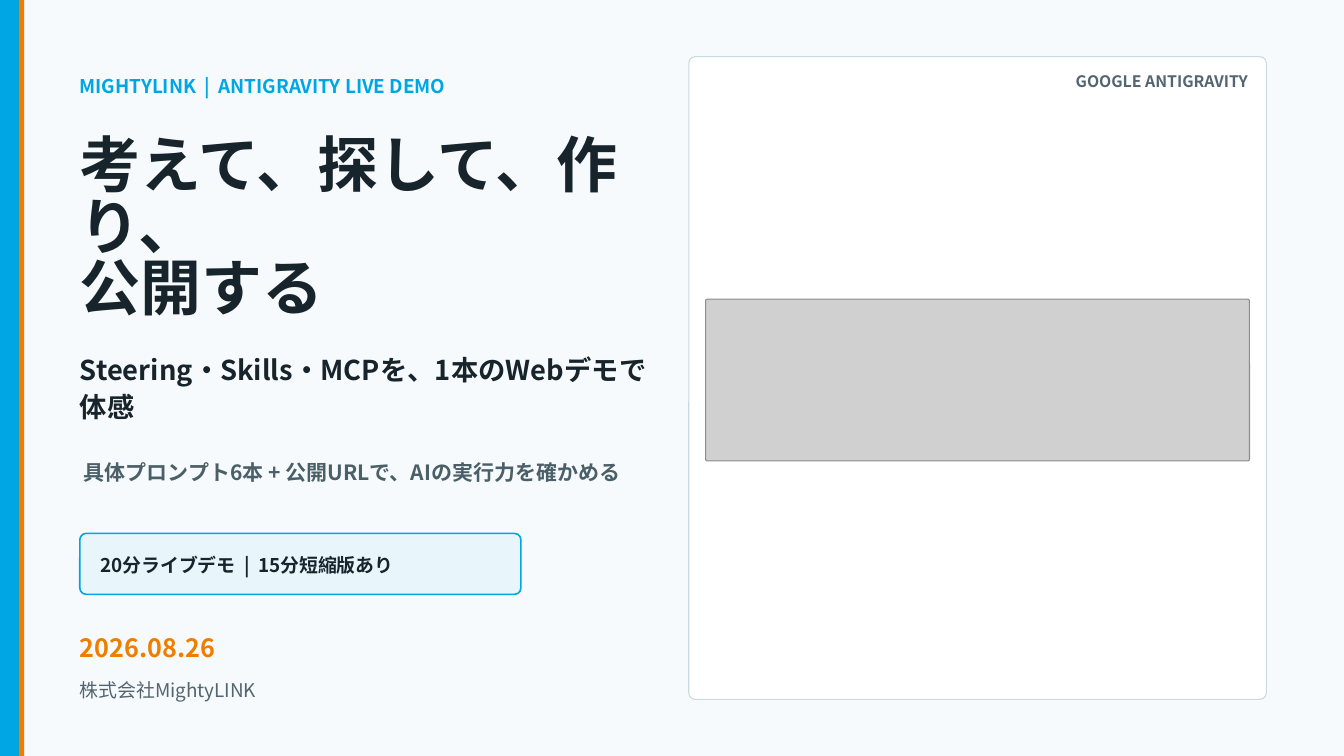
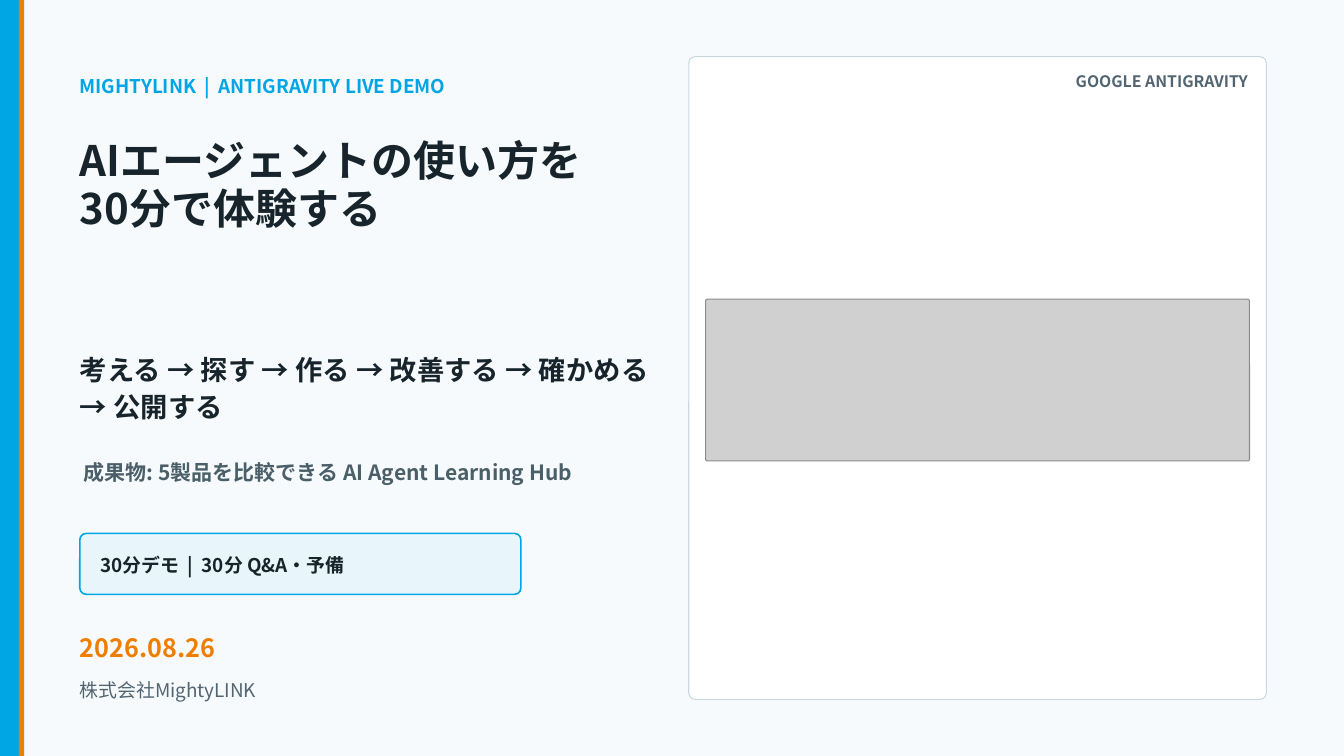
Before and after one commit to kanta13jp1/mighty-link-ai-connect, a slide deck: slide 1 of exports/mighty_skill_bridge_antigravity_user_guide_2026.pptx. Drawn at 1344x756 pixels with LibreOffice and Linux fonts; fonts in the diff are those of the drawing; grey boxes stand for pictures; background and template pictures are left out. Boxes give left, top, right and bottom in pixels: in the first picture for what was removed or moved away, otherwise in the second. Text is boxed around its words. In the diff, an @@ line names an element or a change of style, - is before the commit and + after.

Commit message:
feat: rebuild Antigravity agent workflow demo

```diff
--- a/exports/mighty_skill_bridge_antigravity_user_guide_2026.pptx
+++ b/exports/mighty_skill_bridge_antigravity_user_guide_2026.pptx
@@ text at (x1=80, y1=140, x2=582, y2=228): text changed; size 43.5 to 30 pt @@
-考えて、探して、作り、
-公開する
+AIエージェントの使い方を
+30分で体験する
@@ text at (x1=80, y1=356, x2=648, y2=420): text changed @@
-Steering・Skills・MCPを、1本のWebデモで体感
+考える → 探す → 作る → 改善する → 確かめる → 公開する
@@ text at (x1=84, y1=462, x2=572, y2=485): text changed @@
-具体プロンプト6本 + 公開URLで、AIの実行力を確かめる
+成果物: 5製品を比較できる AI Agent Learning Hub
@@ text in rounded rectangle at (x1=101, y1=556, x2=344, y2=576): text changed @@
-20分ライブデモ | 15分短縮版あり
+30分デモ | 30分 Q&A・予備
```
Also in this commit, not shown: 6 other slides changed, 19 slides added, 9 slides removed, 25 other files.
